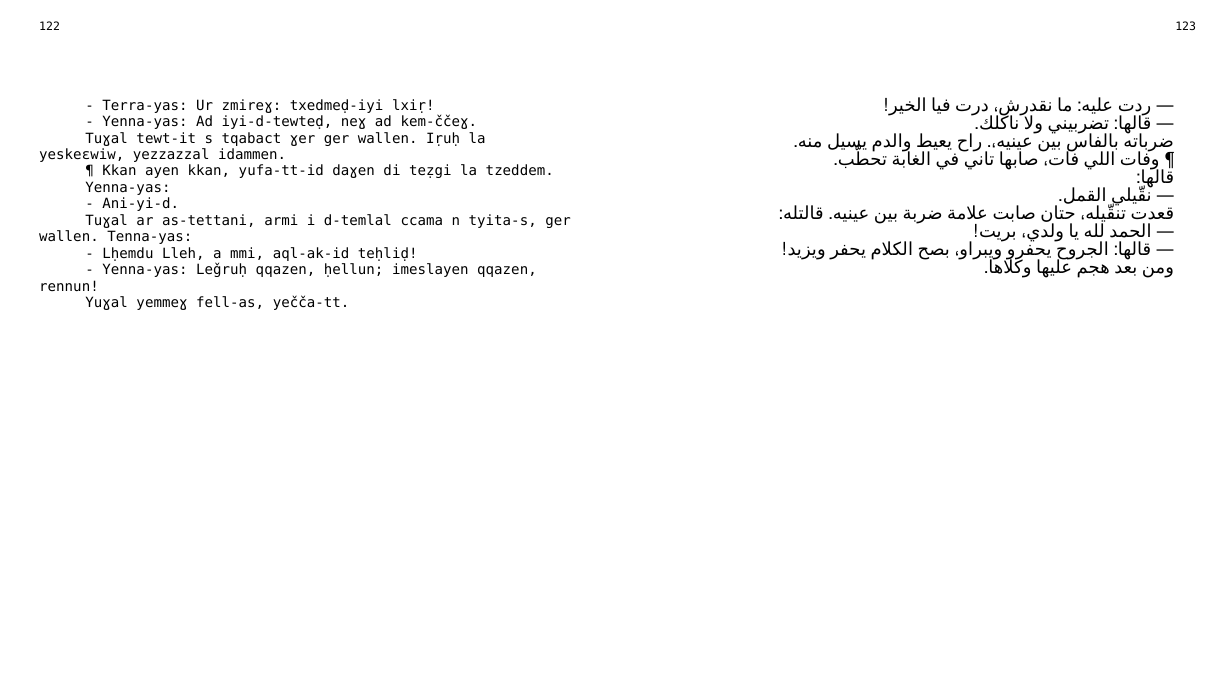
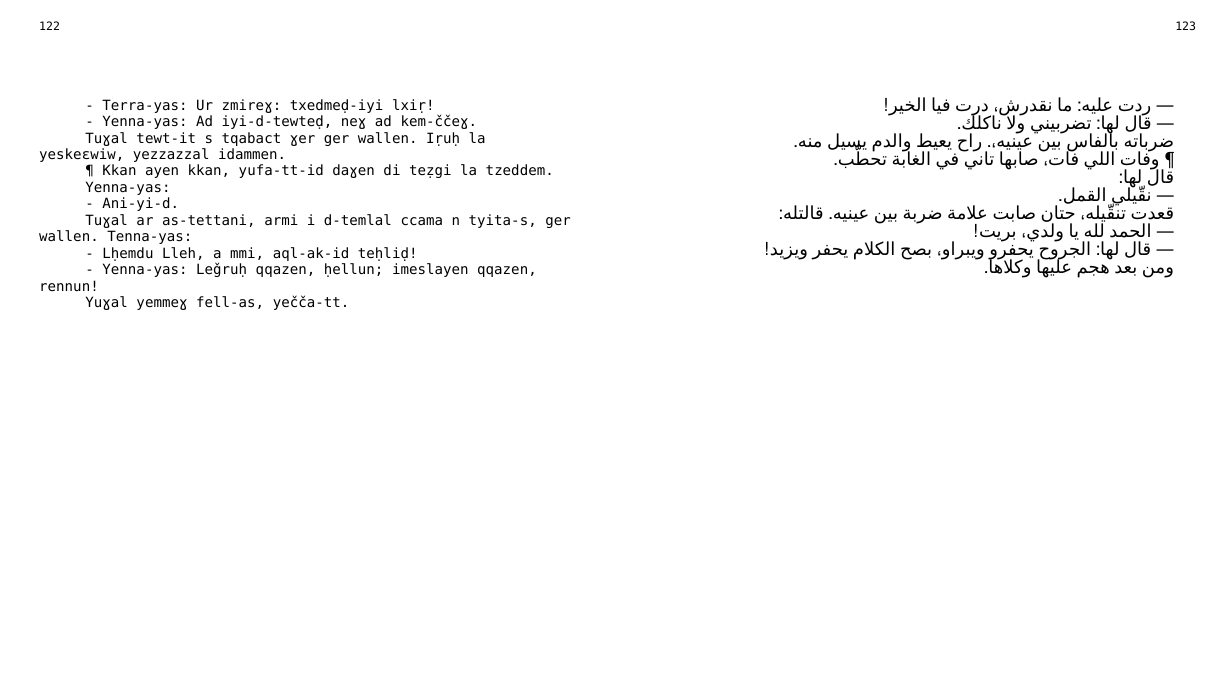
Before and after one commit to sferhah/tamacahut_n_wuccen, a slide deck: slide 57 of Uccen.ConsoleApp/uccen.arq.pptx. Drawn at 1232x693 pixels with LibreOffice and Linux fonts; fonts in the diff are those of the drawing. Boxes give left, top, right and bottom in pixels: in the first picture for what was removed or moved away, otherwise in the second. Text is boxed around its words. In the diff, an @@ line names an element or a change of style, - is before the commit and + after.

```diff
--- a/Uccen.ConsoleApp/uccen.arq.pptx
+++ b/Uccen.ConsoleApp/uccen.arq.pptx
@@ table at [30,15,1205,668] @@
-row 3, column 3: — ردت عليه: ما نقدرش، درت فيا الخير! / — قالها: تضربيني ولا ناكلك. / ضرباته بالفاس بين عينيه،. راح يعيط والدم يسيل منه. / ¶ وفات اللي فات، صابها تاني في الغابة تحطّب. / قالها: / — نقّيلي القمل. / قعدت تنقّيله، حتان صابت علامة ضربة بين عينيه. قالتله: / — الحمد لله يا ولدي، بريت! / — قالها: الجروح يحفرو ويبراو، بصح الكلام يحفر ويزيد! / ومن بعد هجم عليها وكلاها.
+row 3, column 3: — ردت عليه: ما نقدرش، درت فيا الخير! / — قال لها: تضربيني ولا ناكلك. / ضرباته بالفاس بين عينيه،. راح يعيط والدم يسيل منه. / ¶ وفات اللي فات، صابها تاني في الغابة تحطّب. / قال لها: / — نقّيلي القمل. / قعدت تنقّيله، حتان صابت علامة ضربة بين عينيه. قالتله: / — الحمد لله يا ولدي، بريت! / — قال لها: الجروح يحفرو ويبراو، بصح الكلام يحفر ويزيد! / ومن بعد هجم عليها وكلاها.
```
Also in this commit, not shown: 13 other slides changed, 1 other file.
